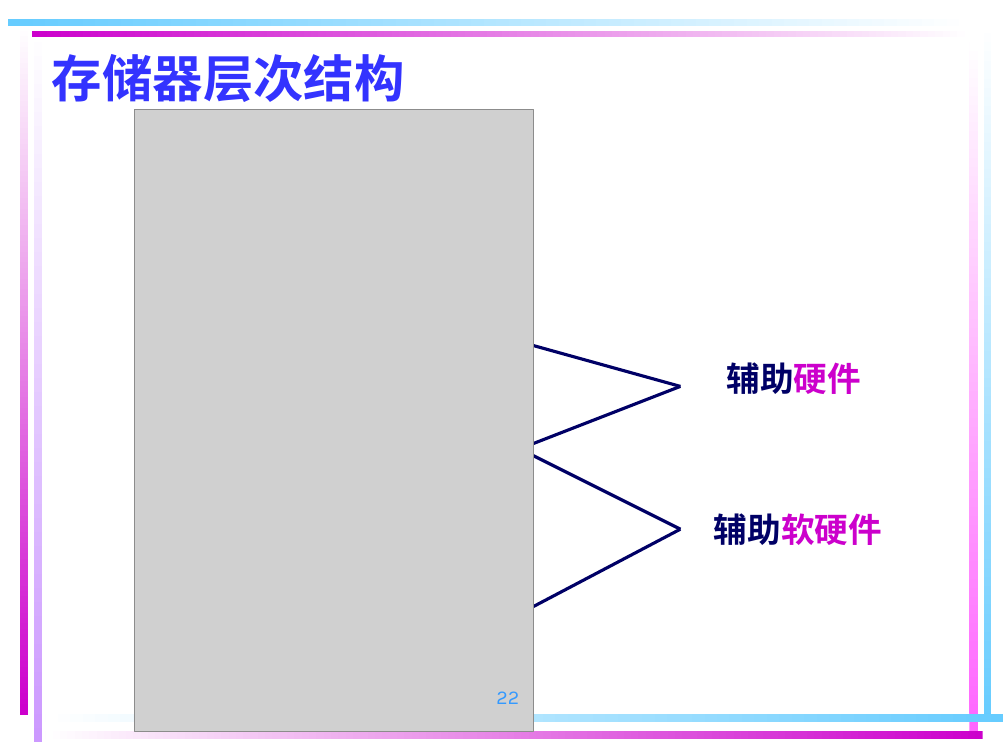
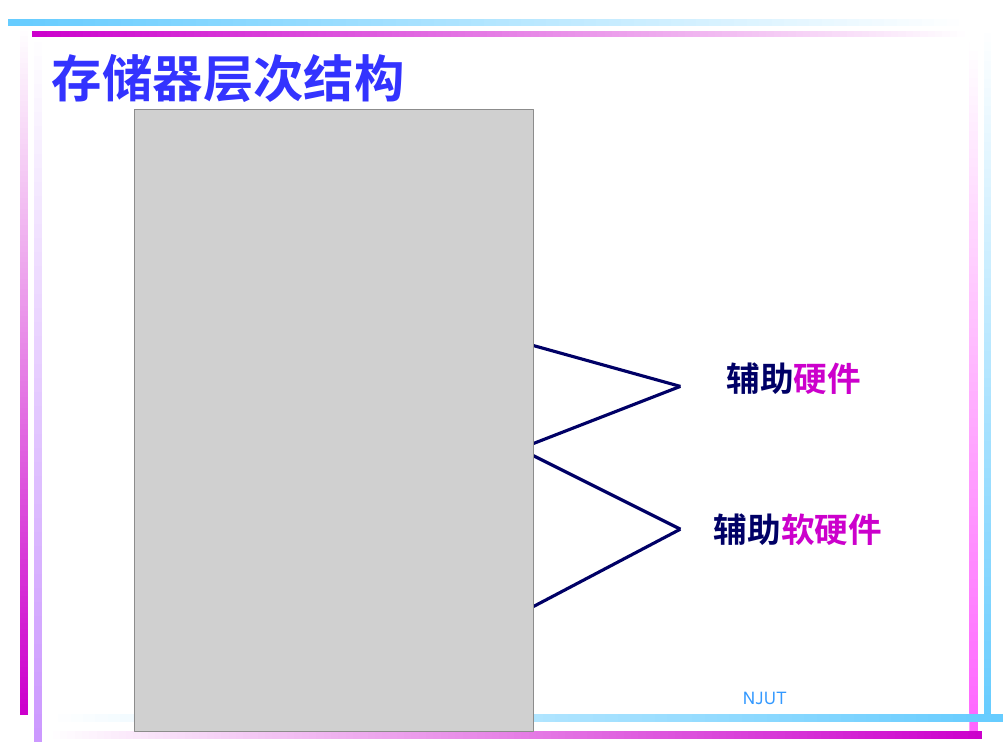
Before and after one commit to ZJWang9928/Own-Notes, a slide deck: slide 22 of 计算机组成原理课件/第 4 章 存储器系统(18版）new.ppt. Drawn at 1008x756 pixels with LibreOffice and Linux fonts; fonts in the diff are those of the drawing; grey boxes stand for pictures. Boxes give left, top, right and bottom in pixels: in the first picture for what was removed or moved away, otherwise in the second. Text is boxed around its words. In the diff, an @@ line names an element or a change of style, - is before the commit and + after.

```diff
--- a/计算机组成原理课件/第 4 章 存储器系统(18版）new.ppt
+++ b/计算机组成原理课件/第 4 章 存储器系统(18版）new.ppt
@@ page number removed at [496,691,519,704] @@
-22
@@ text added at [742,691,786,704], 14 pt, text #3399FF @@
+NJUT
```
Also in this commit, not shown: 129 other slides changed, 6 slides added, 6 slides removed, 1 other file.
